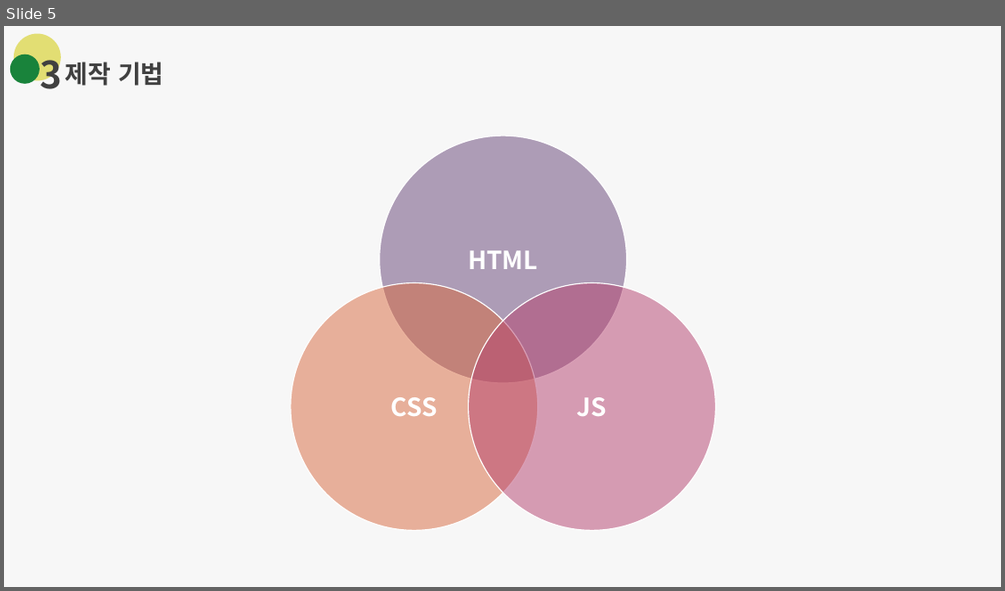
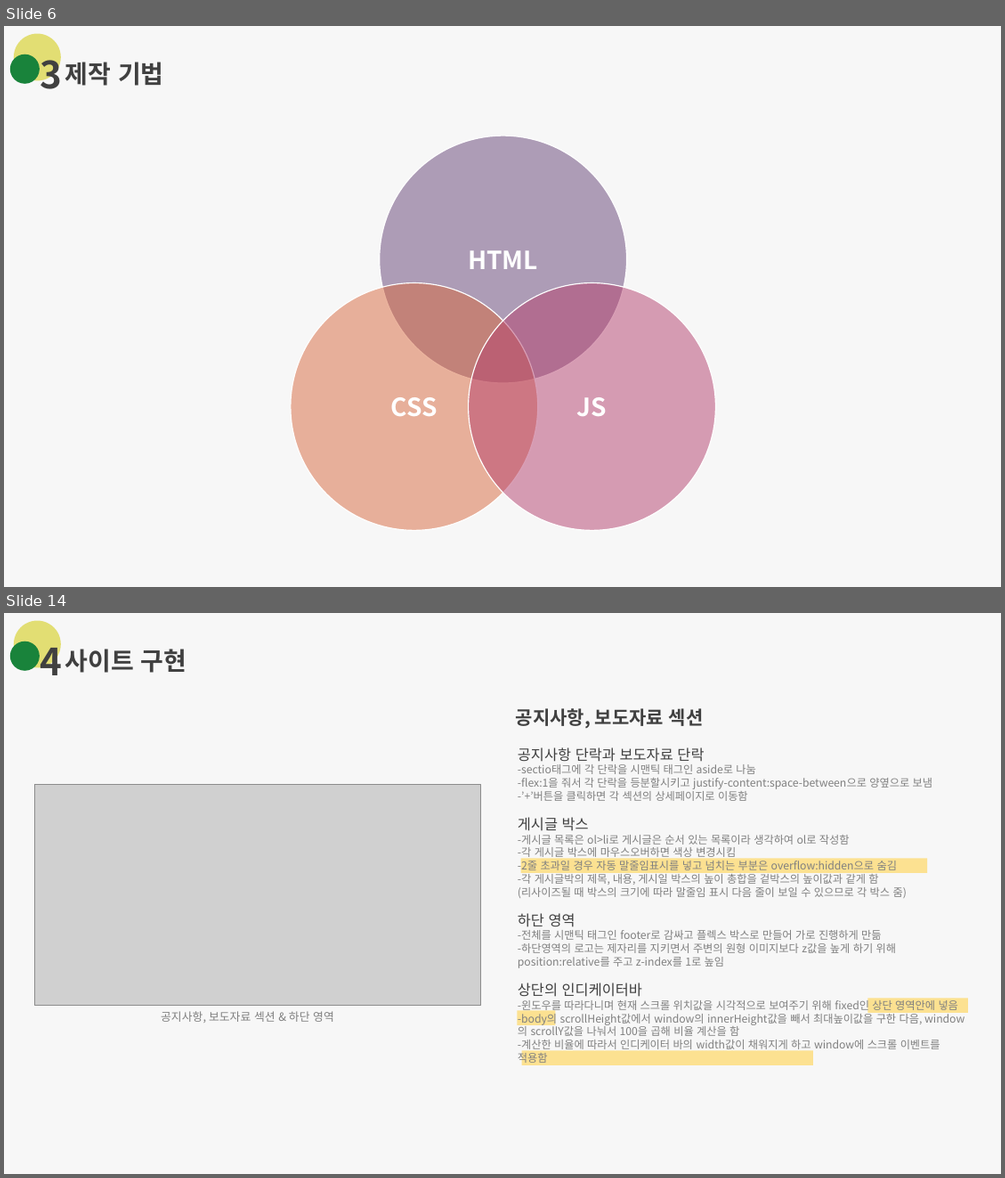
Before and after one commit to Ba-latte/FED-PJ-WBS-youj, a slide deck: 01.웹프로젝트/04.가이드문서/서울미식주간_가이드문서.pptx. Shown one above the other, each under a label of ours: slide 5 before the commit, slides 6 and 14 after it; the slides between them are not shown. The pictures are 1005x591 and 1005x1178 pixels, drawn with LibreOffice and Linux fonts; fonts in the diff are those of the drawing; grey boxes stand for pictures. Boxes give left, top, right and bottom in pixels: in the first picture for what was removed or moved away, otherwise in the second. Text is boxed around its words. In the diff, an @@ line names an element or a change of style, - is before the commit and + after.

```diff
--- a/01.웹프로젝트/04.가이드문서/서울미식주간_가이드문서.pptx
+++ b/01.웹프로젝트/04.가이드문서/서울미식주간_가이드문서.pptx
@@ slide 14 added at <box>4,613,1001,1174</box>, background #F7F7F7 @@
@@ ellipse added at <box>14,620,61,667</box>, fill #E2DE73 @@
@@ text added at <box>40,638,62,685</box>, 36 pt, text #404040, bold @@
+4
@@ ellipse added at <box>10,641,39,671</box>, fill #19833B @@
@@ text added at <box>65,649,187,673</box>, 24 pt, text #404040, bold @@
+사이트 구현
@@ text added at <box>516,708,704,728</box>, 18 pt, text #404040, bold @@
+공지사항, 보도자료 섹션
@@ text added at <box>518,747,958,1065</box>, 10.5 pt, text #808080 @@
+공지사항 단락과 보도자료 단락
+-sectio태그에 각 단락을 시맨틱 태그인 aside로 나눔
+-flex:1을 줘서 각 단락을 등분할시키고 justify-content:space-between으로 양옆으로 보냄
+-’+’버튼을 클릭하면 각 섹션의 상세페이지로 이동함
+게시글 박스
+-게시글 목록은 ol>li로 게시글은 순서 있는 목록이라 생각하여 ol로 작성함
+-각 게시글 박스에 마우스오버하면 색상 변경시킴
+-2줄 초과일 경우 자동 말줄임표시를 넣고 넘치는 부분은 overflow:hidden으로 숨김
+-각 게시글박의 제목, 내용, 게시일 박스의 높이 총합을 겉박스의 높이값과 같게 함
+(리사이즈될 때 박스의 크기에 따라 말줄임 표시 다음 줄이 보일 수 있으므로 각 박스 줌)
+하단 영역
+-전체를 시맨틱 태그인 footer로 감싸고 플렉스 박스로 만들어 가로 진행하게 만듦
+-하단영역의 로고는 제자리를 지키면서 주변의 원형 이미지보다 z값을 높게 하기 위해 position:relative를 주고 z-index를 1로 높임
+상단의 인디케이터바
+-윈도우를 따라다니며 현재 스크롤 위치값을 시각적으로 보여주기 위해 fixed인 상단 영역안에 넣음
+-body의 scrollHeight값에서 window의 innerHeight값을 빼서 최대높이값을 구한 다음, window의 scrollY값을 나눠서 100을 곱해 비율 계산을 함
+-계산한 비율에 따라서 인디케이터 바의 width값이 채워지게 하고 window에 스크롤 이벤트를 적용함
@@ picture added at <box>34,784,480,1005</box> @@
@@ rectangle added at <box>521,859,927,873</box>, fill #FFD966 at 70% opacity @@
@@ text added at <box>161,1011,334,1022</box>, 11 pt, text #808080 @@
+공지사항, 보도자료 섹션 & 하단 영역
@@ rectangle added at <box>517,1010,555,1025</box>, fill #FFD966 at 70% opacity @@
@@ rectangle added at <box>867,998,968,1013</box>, fill #FFD966 at 70% opacity @@
@@ rectangle added at <box>521,1051,813,1065</box>, fill #FFD966 at 70% opacity @@
@@ what was slide 5 is now slide 6 @@
```
Also in this commit, not shown: 5 slides changed, 7 other slides added, 12 other files.
